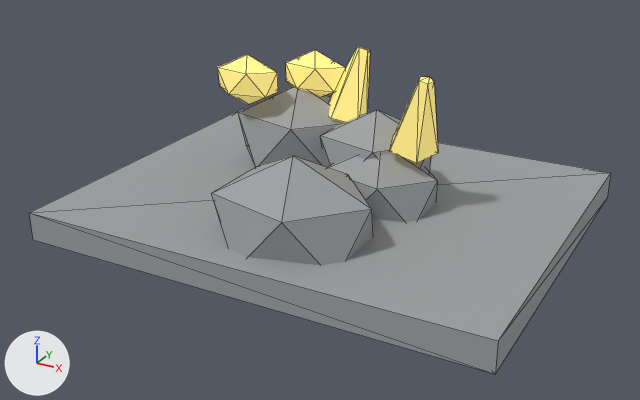
The glTF model public/assets/harthmere/glb/gathering_nodes/gravewood_gold_fragment/gravewood_gold_fragment.lod1.glb: old version first, new version second.
Camera for both pictures: a 50 mm lens placed at (1.86, -3.53, 1.84), pointed at (-0.01, -0.13, 0.14). Lighting does not change. The marker at lower left points along +X, +Y and +Z. The older version comes first. Mesh edges are drawn as thin lines. Vertices at exactly the same position are counted once.
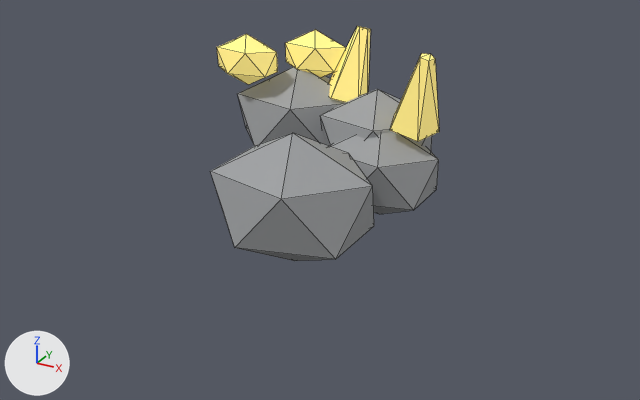
Changed parts and their boxes [x1, y1, x2, y2] in the pictures (640 x 400 px):
'Mesh_0', reshaped, moved, rescaled (61% narrower, 28% shorter): before [29, 47, 611, 374]; after [210, 26, 439, 261]
part 1 of me_mesh_0, added (yellow): after [217, 34, 278, 84]
part 2 of me_mesh_0, added (yellow): after [285, 30, 346, 77]
part 3 of me_mesh_0, added: after [330, 132, 439, 214]
part 4 of me_mesh_0, added: after [238, 67, 345, 146]
part 5 of me_mesh_0, added: after [210, 133, 374, 261]
part 6 of me_mesh_0, added: after [320, 89, 432, 151]
part 7 of me_mesh_0, deleted (yellow): before [286, 50, 346, 97]
part 8 of me_mesh_0, deleted: before [238, 87, 344, 167]
part 9 of me_mesh_0, deleted: before [211, 156, 373, 265]
part 10 of me_mesh_0, deleted (yellow): before [218, 55, 278, 104]
part 11 of me_mesh_0, deleted: before [328, 153, 438, 222]
part 12 of me_mesh_0, deleted: before [320, 110, 431, 172]
part 13 of me_mesh_0, deleted (yellow): before [389, 77, 438, 163]
part 14 of me_mesh_0, deleted (yellow): before [328, 47, 370, 122]
part 15 of me_mesh_0, deleted: before [29, 108, 611, 374]
part 16 of me_mesh_0, added (yellow): after [390, 53, 439, 142]
part 17 of me_mesh_0, added (yellow): after [328, 26, 371, 102]

Patch to the scene script:
```diff
--- a/public/assets/harthmere/glb/gathering_nodes/gravewood_gold_fragment/gravewood_gold_fragment.lod1.glb.py
+++ b/public/assets/harthmere/glb/gathering_nodes/gravewood_gold_fragment/gravewood_gold_fragment.lod1.glb.py
@@ me_mesh_0 @@
 # used by ob_mesh_0; location = (-1.125, 0.9, -0.102); scale = (0.000137, 0.000137, 0.000137)
 # verts and faces of me_mesh_0; kept vertices keep their numbers, new ones are numbered from 100
-me_mesh_0.from_pydata(...)  # 100 vertices, 164 faces; spans x 0.0..16383.0, y -13106.0..0.0, z 0.0..6439.0
+me_mesh_0.from_pydata(...)  # 92 vertices, 152 faces; spans x 0.0..15681.0, y -16383.0..0.0, z 0.0..11387.0
+# me_mesh_0 part 1: a new loose piece, an icosphere of 20 faces spanning x 0.0..4422.0, y -6844.0..-4391.0, z 7653.0..10949.0, in mat_gravewood_gold_fragment_highlight_001 (yellow #f7e281, glowing yellow #9b8d4e)
+# me_mesh_0 part 2: a new loose piece, an icosphere of 20 faces spanning x 3219.0..7641.0, y -3754.0..-1301.0, z 7653.0..10949.0, in mat_gravewood_gold_fragment_highlight_001 (yellow #f7e281, glowing yellow #9b8d4e)
+# me_mesh_0 part 3: a new loose piece, an icosphere of 20 faces spanning x 8311.0..15681.0, y -9135.0..-3387.0, z 927.0..6860.0, in mat_gravewood_gold_fragment_stone_001 (grey #9ea0a2)
+# me_mesh_0 part 4: a new loose piece, an icosphere of 20 faces spanning x 377.0..8899.0, y -6646.0..0.0, z 1880.0..8740.0, in mat_gravewood_gold_fragment_stone_001 (grey #9ea0a2)
+# me_mesh_0 part 5: a new loose piece, an icosphere of 20 faces spanning x 4796.0..14469.0, y -16383.0..-8839.0, z 0.0..7787.0, in mat_gravewood_gold_fragment_stone_001 (grey #9ea0a2)
+# me_mesh_0 part 6: a new loose piece, an icosphere of 20 faces spanning x 7108.0..14478.0, y -7300.0..-1552.0, z 2343.0..8276.0, in mat_gravewood_gold_fragment_stone_001 (grey #9ea0a2)
+# me_mesh_0 part 7: the loose piece of 12 vertices spanning x 4975.0..7476.0, y -5135.0..-3748.0, z 4328.0..6192.0 is deleted
+# me_mesh_0 part 8: the loose piece of 12 vertices spanning x 3368.0..8187.0, y -6771.0..-3012.0, z 1063.0..4943.0 is deleted
+# me_mesh_0 part 9: the loose piece of 12 vertices spanning x 5867.0..11338.0, y -12277.0..-8011.0, z 0.0..4404.0 is deleted
+# me_mesh_0 part 10: the loose piece of 12 vertices spanning x 3155.0..5656.0, y -6883.0..-5495.0, z 4328.0..6192.0 is deleted
+# me_mesh_0 part 11: the loose piece of 12 vertices spanning x 7855.0..12023.0, y -8178.0..-4928.0, z 524.0..3879.0 is deleted
+# me_mesh_0 part 12: the loose piece of 12 vertices spanning x 7175.0..11343.0, y -7141.0..-3890.0, z 1325.0..4680.0 is deleted
+# me_mesh_0 part 13: the loose piece of 10 vertices spanning x 10168.0..11790.0, y -7014.0..-5459.0, z 3620.0..6439.0 is deleted
+# me_mesh_0 part 14: the loose piece of 10 vertices spanning x 6744.0..8359.0, y -5524.0..-3850.0, z 3620.0..6439.0 is deleted
+# me_mesh_0 part 15: the loose piece of 8 vertices spanning x 0.0..16383.0, y -13106.0..0.0, z 746.0..1765.0 is deleted
+# me_mesh_0 part 16
+verts[100] = (13876.0, -4326.0, 7088.0)
+verts[101] = (14829.0, -6233.0, 11347.0)  # pixel (430, 53)
+verts[102] = (15235.0, -6539.0, 11199.0)  # pixel (435, 58)
+verts[103] = (15269.0, -5377.0, 6581.0)  # pixel (439, 131)
+verts[104] = (15056.0, -7035.0, 11147.0)  # pixel (428, 61)
+verts[105] = (14654.0, -7076.0, 6402.0)  # pixel (417, 141)
+verts[106] = (14539.0, -7035.0, 11263.0)  # pixel (420, 57)
+verts[107] = (12881.0, -7076.0, 6798.0)  # pixel (389, 130)
+verts[108] = (14398.0, -6539.0, 11387.0)  # pixel (421, 53)
+verts[109] = (12401.0, -5377.0, 7222.0)  # pixel (394, 113)
+faces += [(100, 101, 102), (100, 102, 103), (102, 104, 103), (103, 104, 105), (104, 106, 105), (105, 106, 107)]  # mat_gravewood_gold_fragment_highlight_001 (yellow #f7e281, glowing yellow #9b8d4e)
+faces += [(101, 104, 102), (101, 106, 104), (101, 108, 106), (106, 108, 107), (107, 108, 109), (101, 109, 108)]  # mat_gravewood_gold_fragment_highlight_001 (yellow #f7e281, glowing yellow #9b8d4e)
+faces += [(100, 109, 101), (100, 103, 109), (103, 107, 109), (103, 105, 107)]  # mat_gravewood_gold_fragment_highlight_001 (yellow #f7e281, glowing yellow #9b8d4e)
+# me_mesh_0 part 17
+verts[110] = (6347.0, -3114.0, 7088.0)
+verts[111] = (8115.0, -1924.0, 11347.0)  # pixel (357, 25)
+verts[112] = (8366.0, -1481.0, 11199.0)  # pixel (364, 27)
+verts[113] = (7209.0, -1598.0, 6581.0)
+verts[114] = (8881.0, -1596.0, 11147.0)  # pixel (370, 29)
+verts[115] = (8974.0, -1989.0, 6402.0)
+verts[116] = (8948.0, -2108.0, 11263.0)  # pixel (367, 29)
+verts[117] = (9202.0, -3747.0, 6798.0)
+verts[118] = (8474.0, -2311.0, 11387.0)  # pixel (359, 27)
+verts[119] = (7579.0, -4442.0, 7222.0)  # pixel (330, 98)
+faces += [(110, 111, 112), (110, 112, 113), (112, 114, 113), (113, 114, 115), (114, 116, 115), (115, 116, 117)]  # mat_gravewood_gold_fragment_highlight_001 (yellow #f7e281, glowing yellow #9b8d4e)
+faces += [(111, 114, 112), (111, 116, 114), (111, 118, 116), (116, 118, 117), (117, 118, 119), (111, 119, 118)]  # mat_gravewood_gold_fragment_highlight_001 (yellow #f7e281, glowing yellow #9b8d4e)
+faces += [(110, 119, 111), (110, 113, 119), (113, 117, 119), (113, 115, 117)]  # mat_gravewood_gold_fragment_highlight_001 (yellow #f7e281, glowing yellow #9b8d4e)
 me_mesh_0.materials.append(mat_gravewood_gold_fragment_highlight_001)
@@ ob_mesh_0 @@
 ob_mesh_0 = bpy.data.objects.new('Mesh_0', me_mesh_0)
-ob_mesh_0.location = (-1.125, 0.9, -0.102)
-ob_mesh_0.scale = (0.000137, 0.000137, 0.000137)
+ob_mesh_0.location = (-0.692, 0.486, 0.0)
+ob_mesh_0.scale = (0.0000777, 0.0000777, 0.0000777)
```
